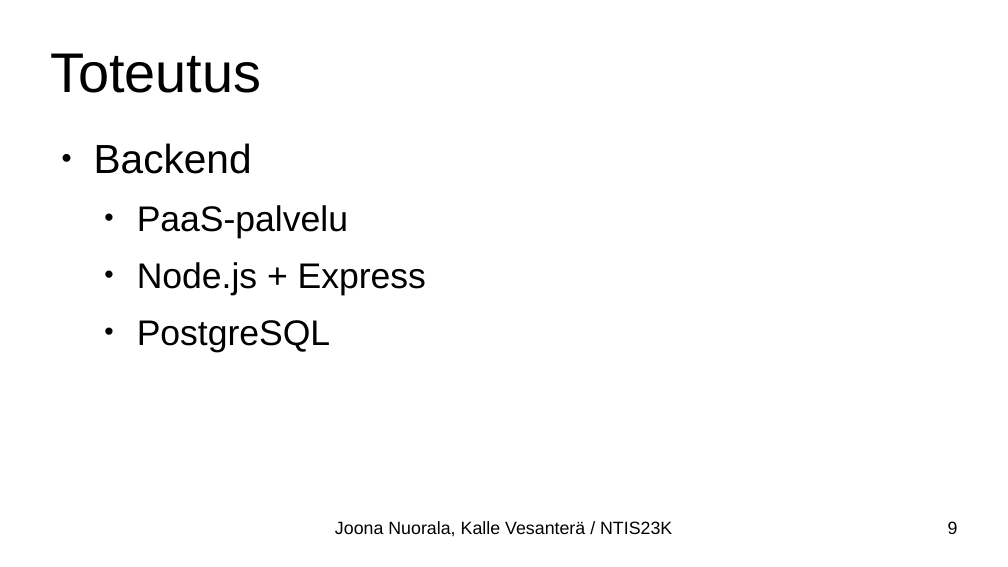
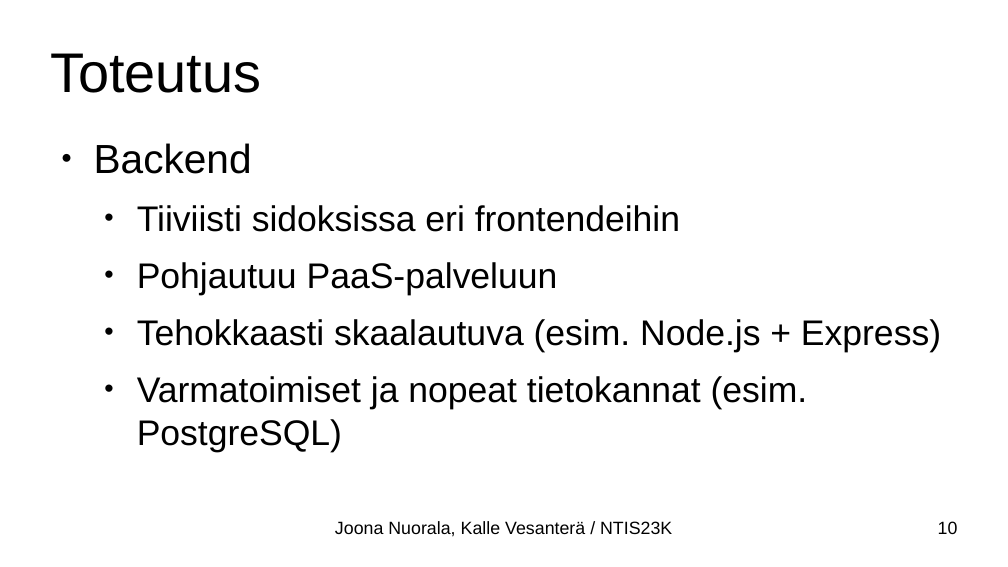
Before and after one commit to Kabskibs/centria_ohjelmistotuotanto, a slide deck: slide 10 of esitys/esitys_wip.odp (slide 9 before the commit). Drawn at 1008x567 pixels with LibreOffice and Linux fonts; fonts in the diff are those of the drawing. Boxes give left, top, right and bottom in pixels: in the first picture for what was removed or moved away, otherwise in the second. Text is boxed around its words. In the diff, an @@ line names an element or a change of style, - is before the commit and + after.

```diff
--- a/esitys/esitys_wip.odp
+++ b/esitys/esitys_wip.odp
@@ text at (x1=137, y1=205, x2=941, y2=452): text changed @@
-  • PaaS-palvelu
-  • Node.js + Express
-  • PostgreSQL
+  • Tiiviisti sidoksissa eri frontendeihin
+  • Pohjautuu PaaS-palveluun
+  • Tehokkaasti skaalautuva (esim. Node.js + Express)
+  • Varmatoimiset ja nopeat tietokannat (esim. PostgreSQL)
@@ page number at (x1=938, y1=521, x2=958, y2=534): text changed @@
-9
+10
```
Also in this commit, not shown: 5 other slides changed, 4 slides added, 2 other files.
